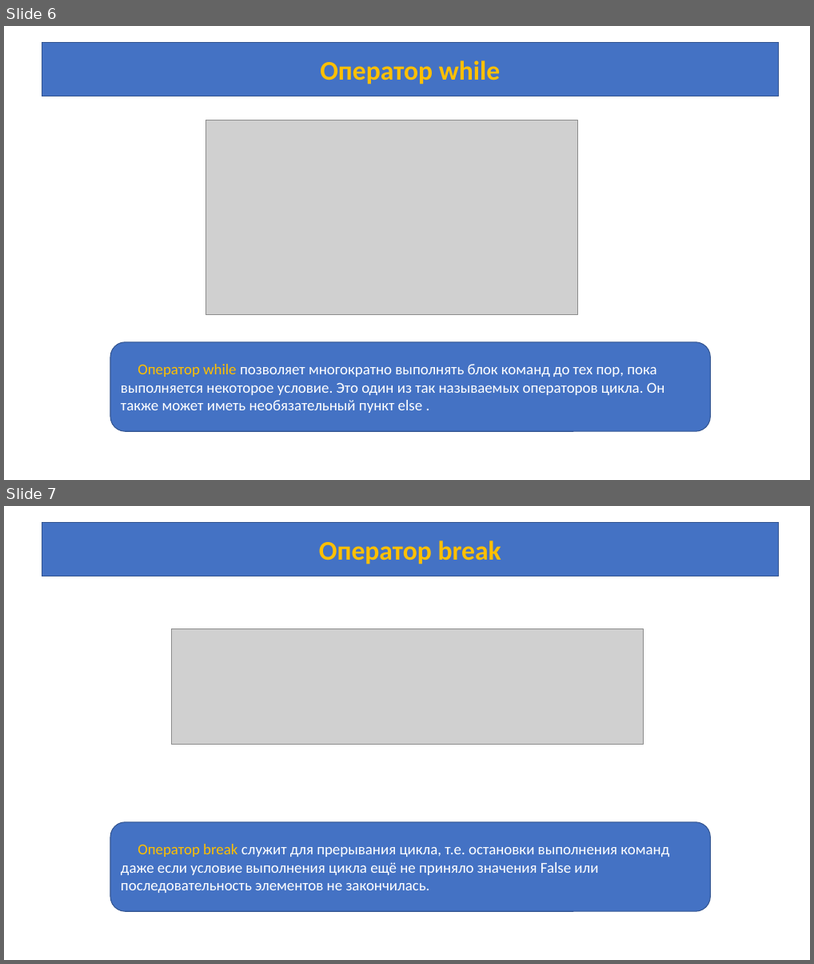
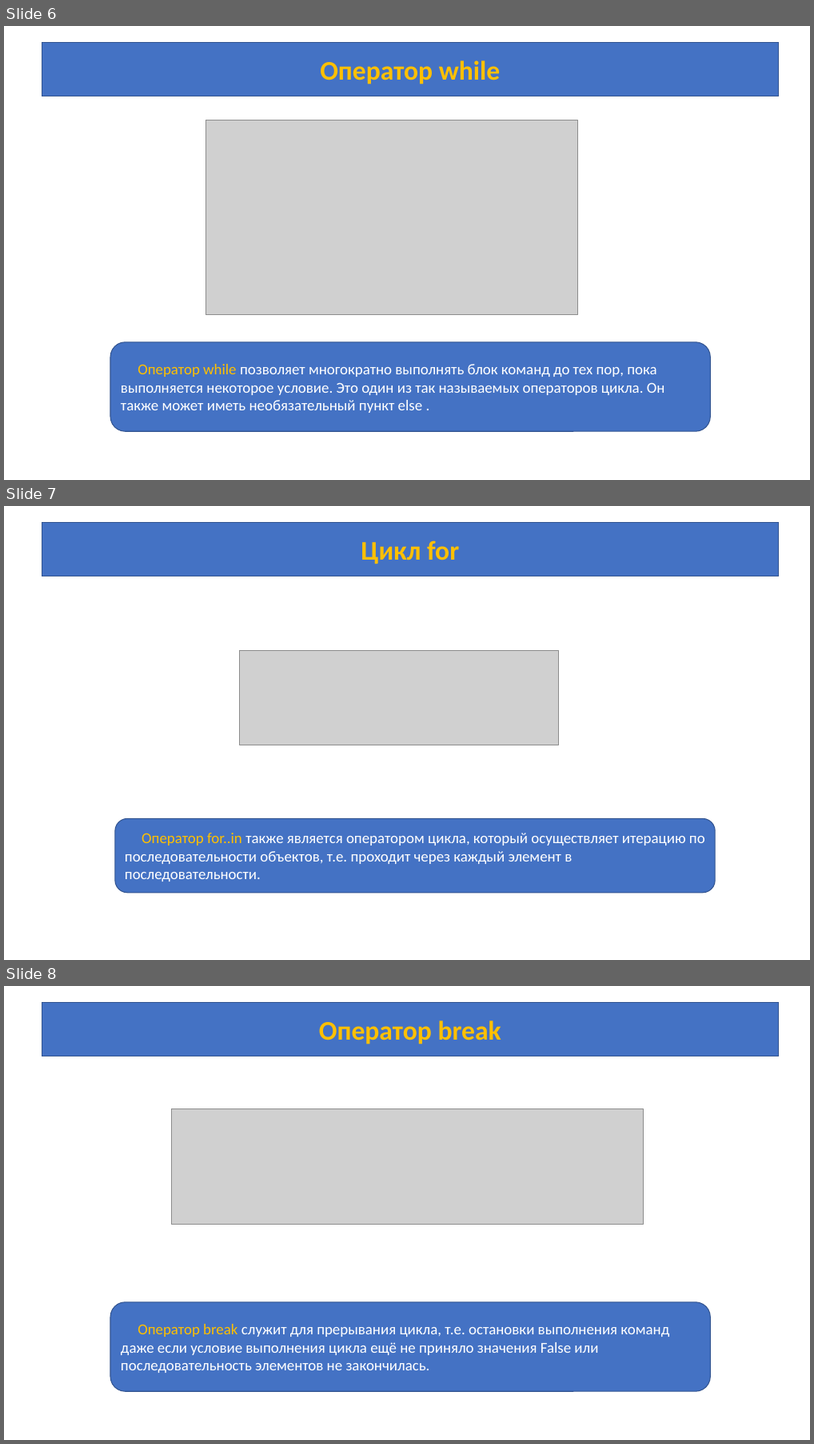
Before and after one commit to azamat7087/python-lessons, a slide deck: lesson 4/Lesson_4.pptx. Shown one above the other, each under a label of ours: slides 6 and 7 before the commit, slides 6, 7 and 8 after it. The pictures are 814x964 and 814x1444 pixels, drawn with LibreOffice and Linux fonts; fonts in the diff are those of the drawing; grey boxes stand for pictures. Boxes give left, top, right and bottom in pixels: in the first picture for what was removed or moved away, otherwise in the second. Text is boxed around its words. In the diff, an @@ line names an element or a change of style, - is before the commit and + after.

```diff
--- a/lesson 4/Lesson_4.pptx
+++ b/lesson 4/Lesson_4.pptx
@@ slide 7 added at (4, 506, 810, 960), background #FFFFFF @@
@@ rectangle added at (42, 522, 779, 576), fill #4472C4, outline #325491 1 pt, 32 pt, text #FFC000, bold @@
+Цикл for
@@ picture added at (239, 650, 558, 744) @@
@@ rounded rectangle added at (115, 818, 716, 892), fill #4472C4, outline #325491 1 pt, 18 pt, text #FFFFFF @@
+Оператор for..in также является оператором цикла, который осуществляет итерацию по последовательности объектов, т.е. проходит через каждый элемент в последовательности.
@@ what was slide 7 is now slide 8 @@
```
Also in this commit, not shown: 1 slide changed.
